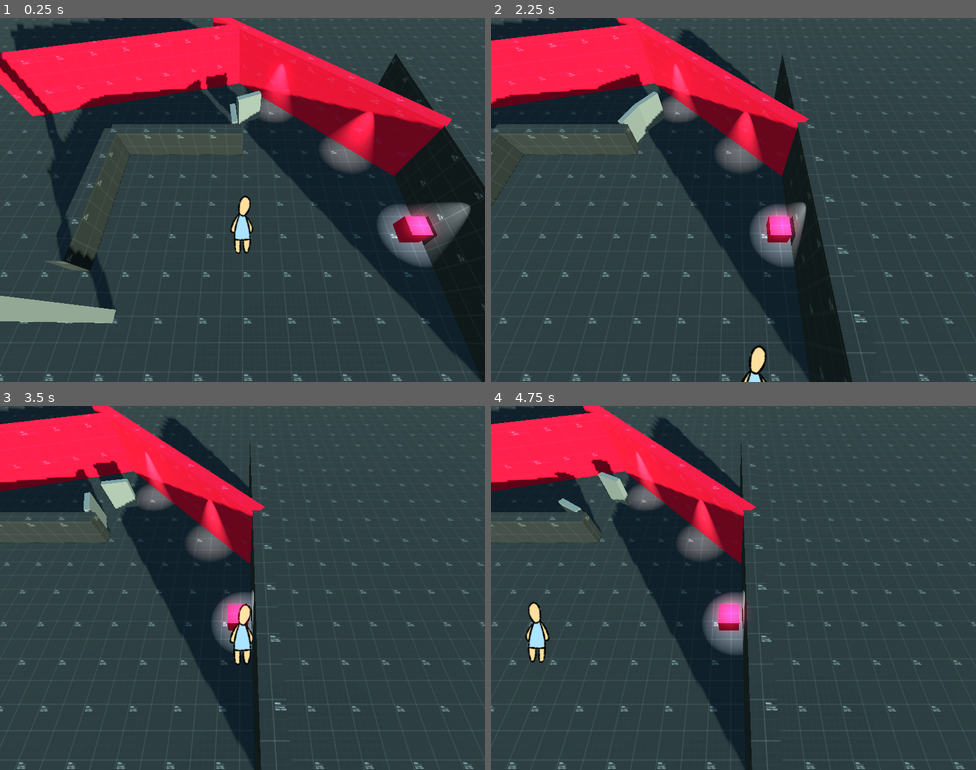
Above: before the commit, frames 1-4 (two rows, left to right).
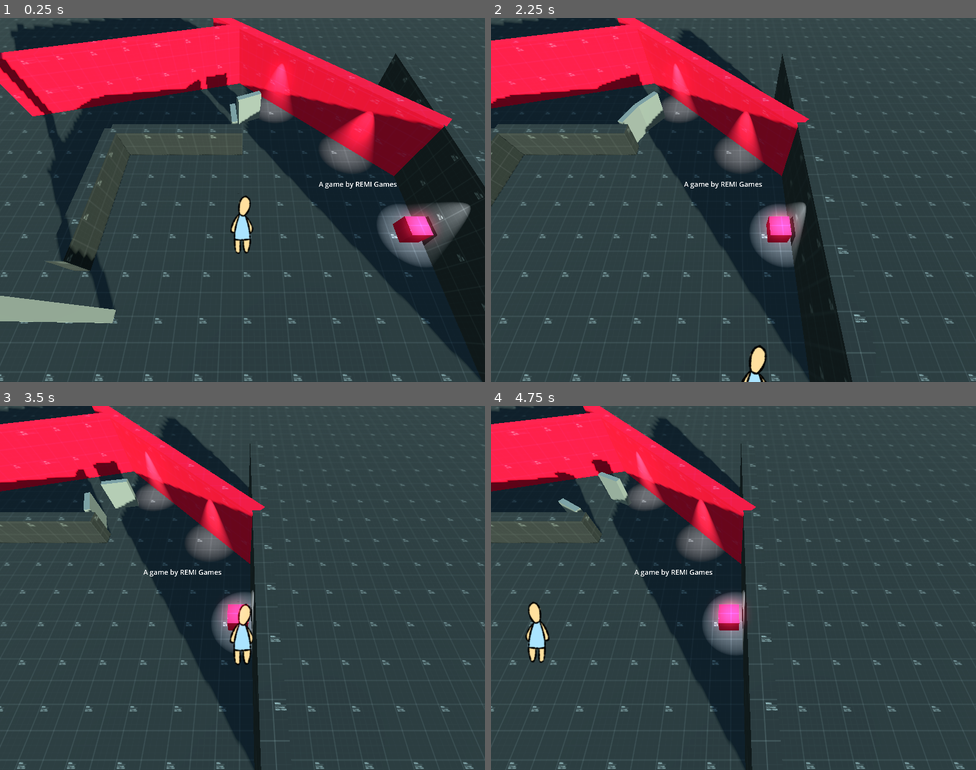
Above: after the commit, the same moments.

Repository: Rubicsoft/Project-Acacia
Game: Godot game, scene res://prototype/starter.tscn
Two runs of this game, one before a commit and one after it. Both use one fixed random seed, a clock stepped at 60 frames per second and the inputs below.
Inputs (mouse positions are in pixels of both pictures, inside the frame that each line leads up to):
- Up to frame 1 (0.25 s): no input
- Up to frame 2 (2.25 s): move the mouse to (840, 181) at 0.52 s; hold D (move_right) 0.53-1.28 s; hold Right mouse button (toggle_camera_follow) 0.53-1.28 s; move the mouse to (636, 218) at 1.27 s; hold S (move_down) 1.28-2.03 s; tap E (toggle_gate_open) at 1.35 s; move the mouse to (782, 119) at 2.02 s; hold D (move_right) from 2.03 s (still down); hold Right mouse button (toggle_camera_follow) from 2.03 s (still down)
- Up to frame 3 (3.5 s): move the mouse to (218, 660) at 2.77 s; release D (move_right) at 2.78 s; release Right mouse button (toggle_camera_follow) at 2.78 s; hold W (move_up) from 2.78 s (still down); tap E (toggle_gate_open) at 2.85 s
- Up to frame 4 (4.75 s): move the mouse to (879, 642) at 3.52 s; release W (move_up) at 3.53 s; hold Right mouse button (toggle_camera_follow) 3.53-4.28 s; hold A (move_left) from 3.53 s (still down); move the mouse to (588, 533) at 4.27 s; tap E (toggle_gate_open) at 4.35 s

The runs differ from the first frame. In frame 1, 0.1% of the frame differs, in the area x 65-82%, y 44-47%; in frame 2, 0.1%; in frame 3, 0.1%; in frame 4, 0.1%.

Commit message:
BGM Test

Diff:
--- a/prototype/starter.tscn
+++ b/prototype/starter.tscn
@@ -7,6 +7,7 @@
 [ext_resource type="Material" uid="uid://0vg2pk7j1lyl" path="res://prototype/prototype_gridmaps/red_gridmap.tres" id="4_eq8np"]
 [ext_resource type="PackedScene" uid="uid://ixshx2rt2kw6" path="res://prefabs/objects/gate.tscn" id="6_2xrlg"]
 [ext_resource type="AudioStream" uid="uid://bds4cbv6ryk45" path="res://assets/sounds/rain.ogg" id="7_0gbtc"]
+[ext_resource type="AudioStream" uid="uid://gh6bkrnxiee2" path="res://assets/bgm/bgm_eternal_garden.ogg" id="8_h4h52"]
 
 [sub_resource type="BoxMesh" id="BoxMesh_nfh38"]
 size = Vector3(50, 0.2, 50)
@@ -21,6 +22,9 @@
 [sub_resource type="BoxMesh" id="BoxMesh_fjq2p"]
 
 [sub_resource type="BoxShape3D" id="BoxShape3D_2jm47"]
+
+[sub_resource type="SystemFont" id="SystemFont_bb2o4"]
+font_names = PackedStringArray("Arial")
 
 [sub_resource type="BoxMesh" id="BoxMesh_h4b32"]
 
@@ -132,6 +136,16 @@
 [node name="CollisionShape3D" type="CollisionShape3D" parent="SmallObject/Box/StaticBody3D"]
 shape = SubResource("BoxShape3D_2jm47")
 
+[node name="Label3D" type="Label3D" parent="SmallObject"]
+transform = Transform3D(1, 0, 0, 0, 1, 0, 0, 0, 1, 3, 1, -1)
+pixel_size = 0.001
+billboard = 1
+no_depth_test = true
+fixed_size = true
+text = "A game by REMI Games"
+font = SubResource("SystemFont_bb2o4")
+outline_size = 0
+
 [node name="Trees" type="Node" parent="."]
 
 [node name="Tree1" type="MeshInstance3D" parent="Trees"]
@@ -158,7 +172,14 @@
 [node name="Gate" parent="Gates" instance=ExtResource("6_2xrlg")]
 transform = Transform3D(0.5, 0, 0.866025, 0, 1, 0, -0.866025, 0, 0.5, 0.189271, 0.0951426, -3.99289)
 
-[node name="Rains" type="AudioStreamPlayer" parent="."]
+[node name="Audio" type="Node" parent="."]
+
+[node name="Rains" type="AudioStreamPlayer" parent="Audio"]
 stream = ExtResource("7_0gbtc")
 autoplay = true
 bus = &"ENV"
+
+[node name="BGM" type="AudioStreamPlayer" parent="Audio"]
+stream = ExtResource("8_h4h52")
+autoplay = true
+bus = &"BGM"
Not shown, added: assets/bgm/bgm_eternal_garden.ogg.import
Not shown: 1 places in prototype/starter.tscn that only renumber resources
Not shown, added: assets/bgm/bgm_eternal_garden.ogg
